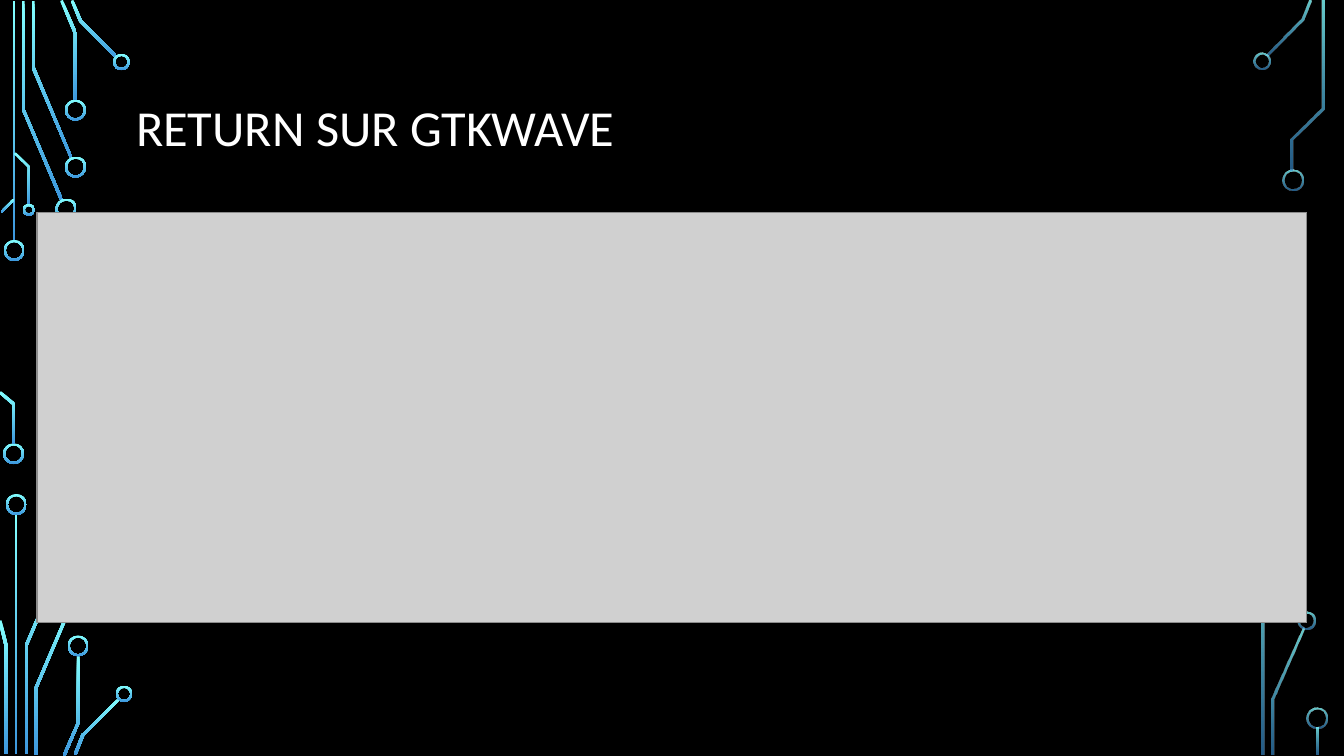
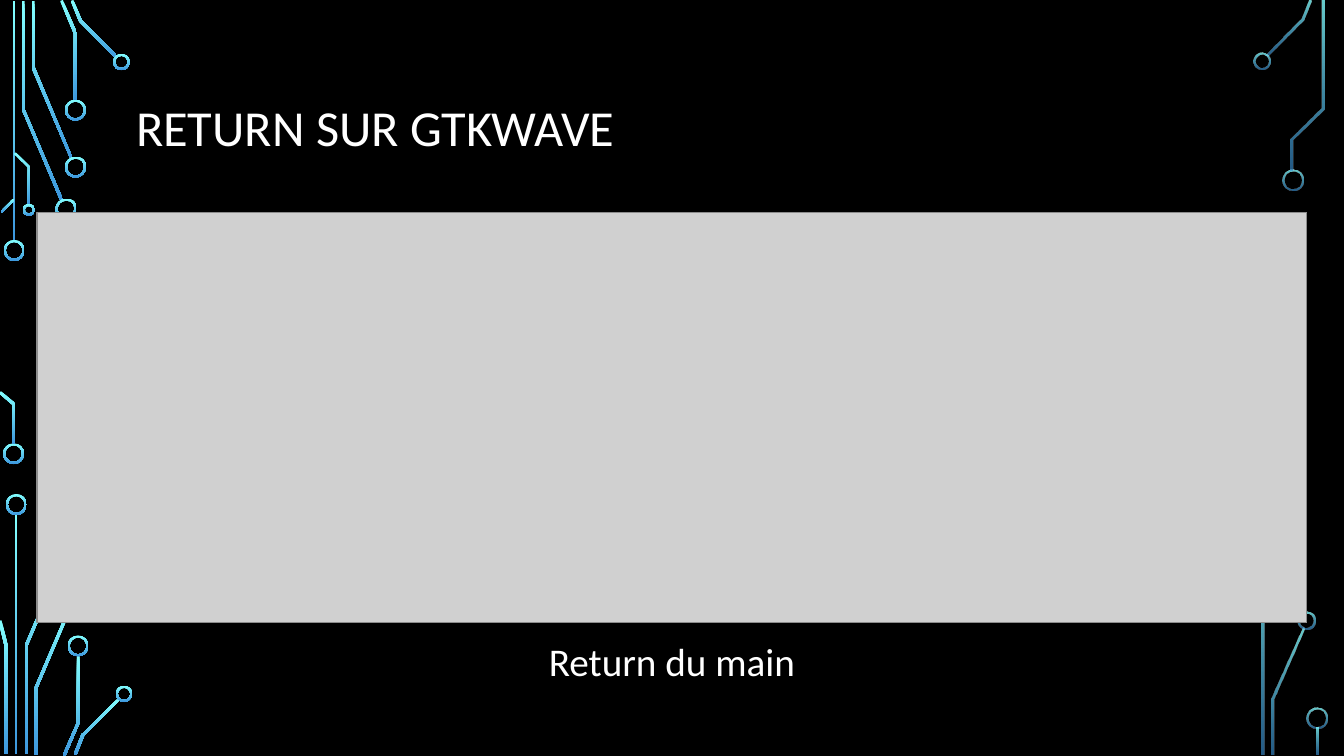
Before and after one commit to Nova-Aegis/VLSI-arm_cpu-project, a slide deck: slide 16 of rapport/VLSI-project-pres.pptx. Drawn at 1344x756 pixels with LibreOffice and Linux fonts; fonts in the diff are those of the drawing; grey boxes stand for pictures; background and template pictures are left out. Boxes give left, top, right and bottom in pixels: in the first picture for what was removed or moved away, otherwise in the second. Text is boxed around its words. In the diff, an @@ line names an element or a change of style, - is before the commit and + after.

```diff
--- a/rapport/VLSI-project-pres.pptx
+++ b/rapport/VLSI-project-pres.pptx
@@ text added at [549, 648, 795, 677], 28 pt, text #FFFFFF @@
+Return du main
```
Also in this commit, not shown: 6 other slides changed, 1 slide added, 3 other files.
